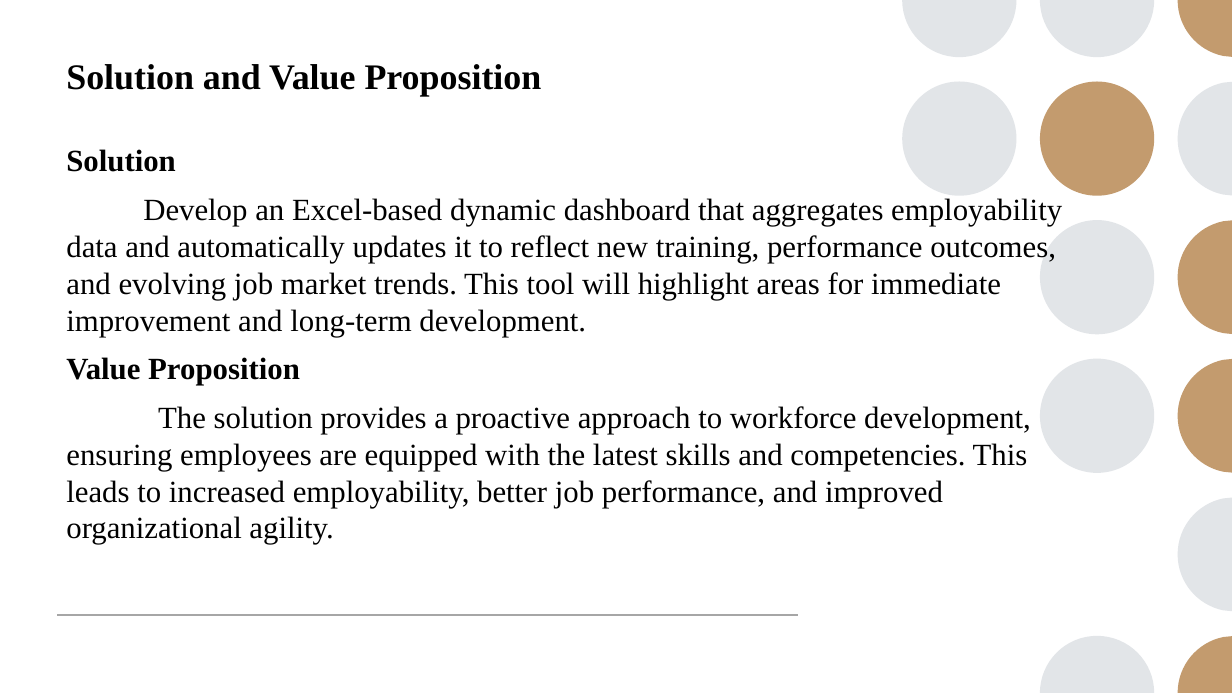
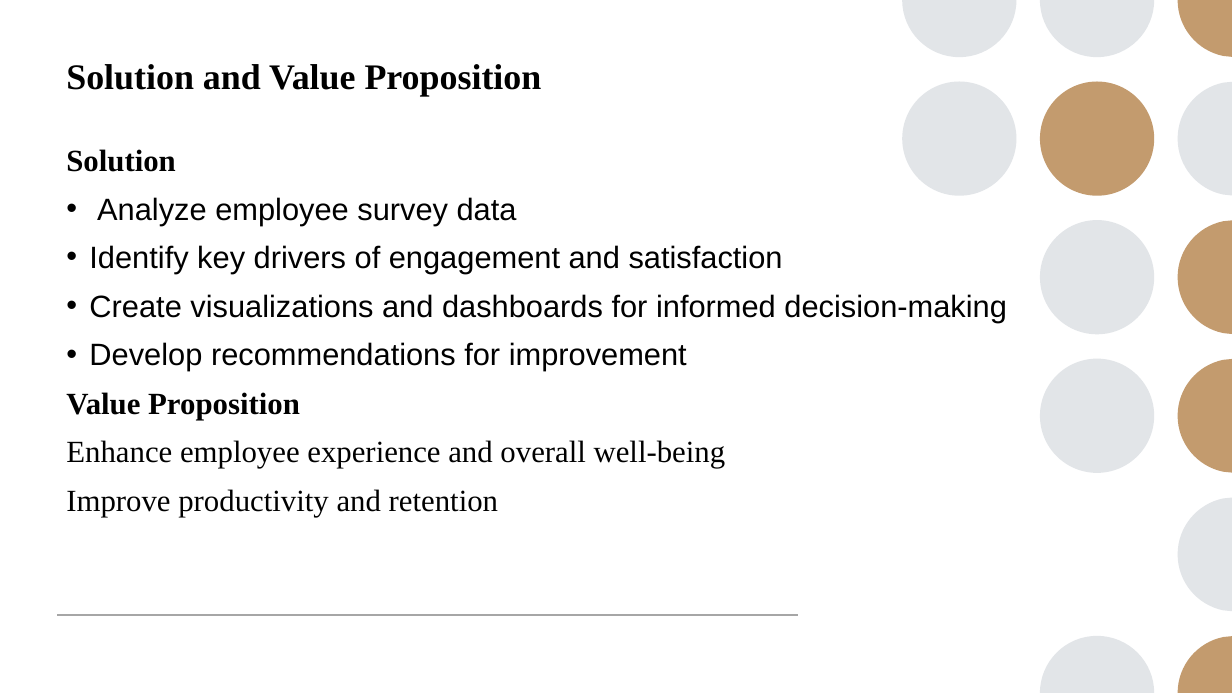
Before and after one commit to Saimeera785/TNSDC-DA-, a slide deck: slide 7 of sai meera ibm ppt.pptx. Drawn at 1232x693 pixels with LibreOffice and Linux fonts; fonts in the diff are those of the drawing. Boxes give left, top, right and bottom in pixels: in the first picture for what was removed or moved away, otherwise in the second. Text is boxed around its words. In the diff, an @@ line names an element or a change of style, - is before the commit and + after.

```diff
--- a/sai meera ibm ppt.pptx
+++ b/sai meera ibm ppt.pptx
@@ text at (89,197,1007,371): text changed; font Times New Roman to Arial @@
-Develop an Excel-based dynamic dashboard that aggregates employability data and automatically updates it to reflect new training, performance outcomes, and evolving job market trends. This tool will highlight areas for immediate improvement and long-term development.
+• Analyze employee survey data
+• Identify key drivers of engagement and satisfaction
+• Create visualizations and dashboards for informed decision-making
+• Develop recommendations for improvement
@@ text at (66,440,726,517): text changed @@
-The solution provides a proactive approach to workforce development, ensuring employees are equipped with the latest skills and competencies. This leads to increased employability, better job performance, and improved organizational agility.
+Enhance employee experience and overall well-being
+Improve productivity and retention
```
Also in this commit, not shown: 7 other slides changed, 2 slides added, 2 slides removed, 1 other file.
